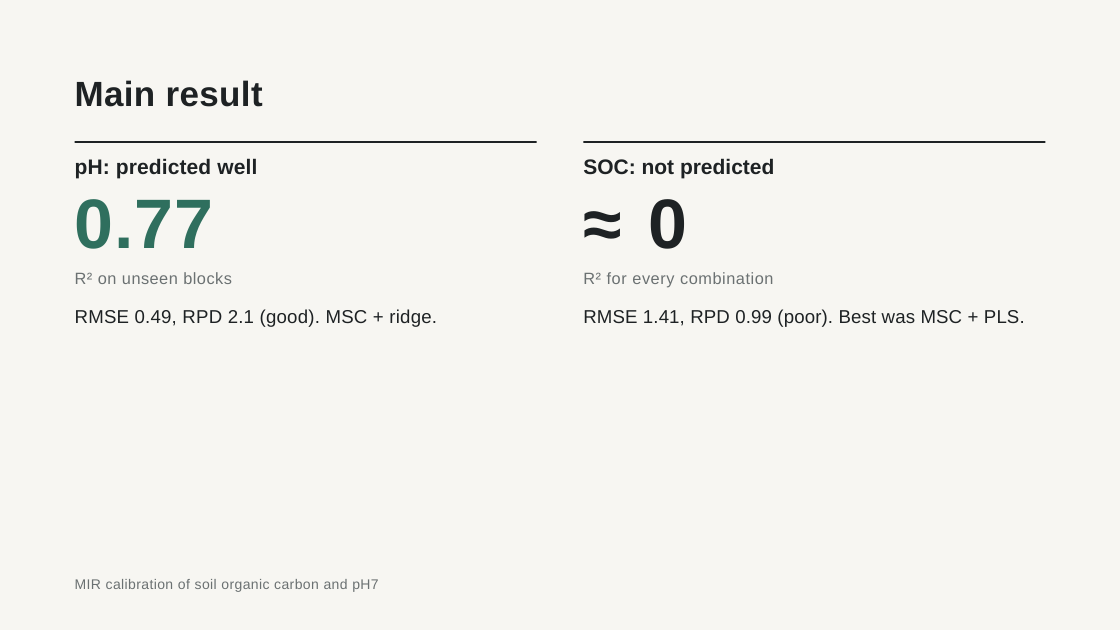
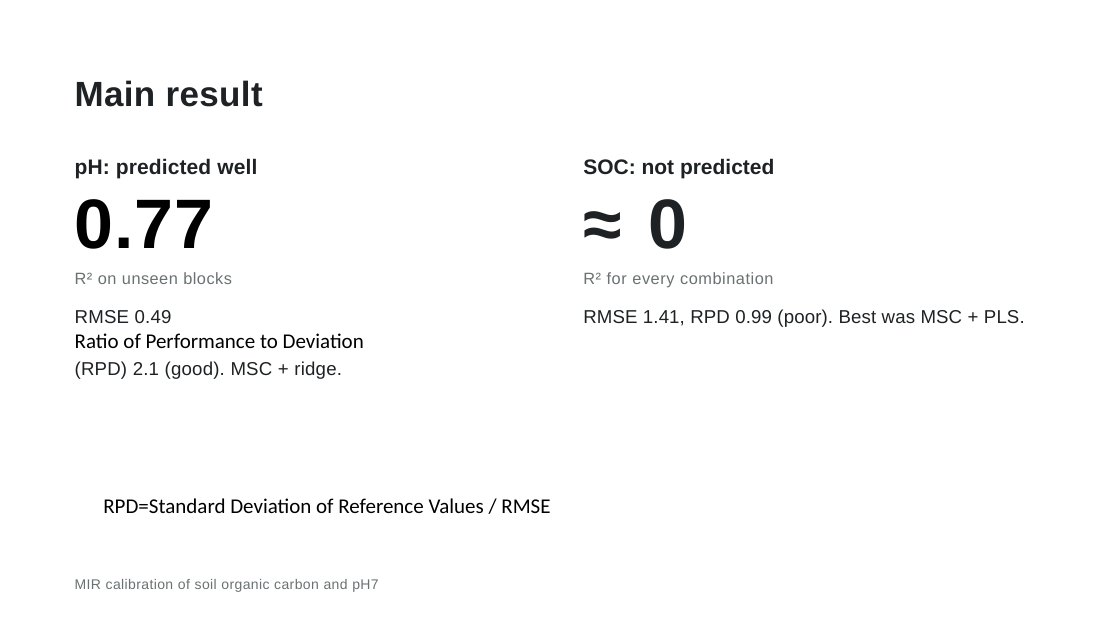
Before and after one commit to phanuelayuka/DSA8401_AML_capstone_project, a slide deck: slide 8 of MIR calibration of soil organic carbon and pH.pptx (slide 7 before the commit). Drawn at 1120x630 pixels with LibreOffice and Linux fonts; fonts in the diff are those of the drawing. Boxes give left, top, right and bottom in pixels: in the first picture for what was removed or moved away, otherwise in the second. Text is boxed around its words. In the diff, an @@ line names an element or a change of style, - is before the commit and + after.

```diff
--- a/MIR calibration of soil organic carbon and pH.pptx
+++ b/MIR calibration of soil organic carbon and pH.pptx
@@ background #F7F6F2 to #FFFFFF @@
@@ line removed from (75, 142) to (537, 142) @@
@@ line removed from (583, 142) to (1045, 142) @@
@@ text "0.77" at [75, 199, 214, 249]: text colour #2F6F5E to #000000 @@
@@ text at [75, 310, 364, 379]: text changed @@
-RMSE 0.49, RPD 2.1 (good). MSC + ridge.
+RMSE 0.49
+Ratio of Performance to Deviation
+(RPD) 2.1 (good). MSC + ridge.
@@ text added at [103, 498, 550, 513], 18 pt, text #000000 @@
+RPD=Standard Deviation of Reference Values / RMSE
```
Also in this commit, not shown: 14 other slides changed, 1 slide added, 1 other file.
